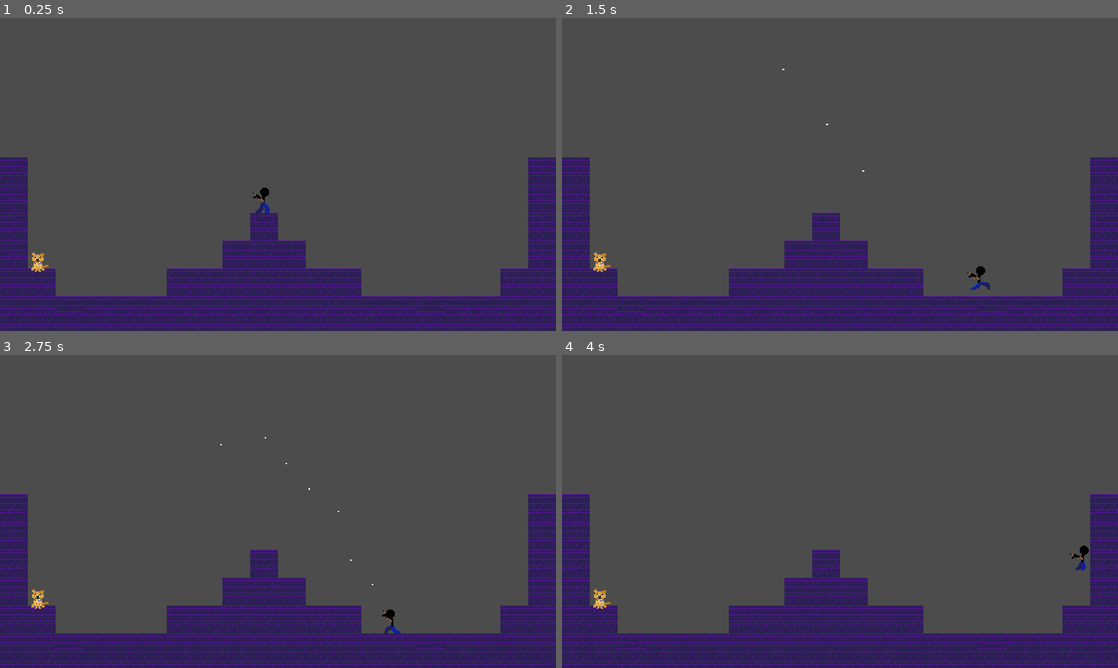
Above: before the commit, frames 1-4 (two rows, left to right).
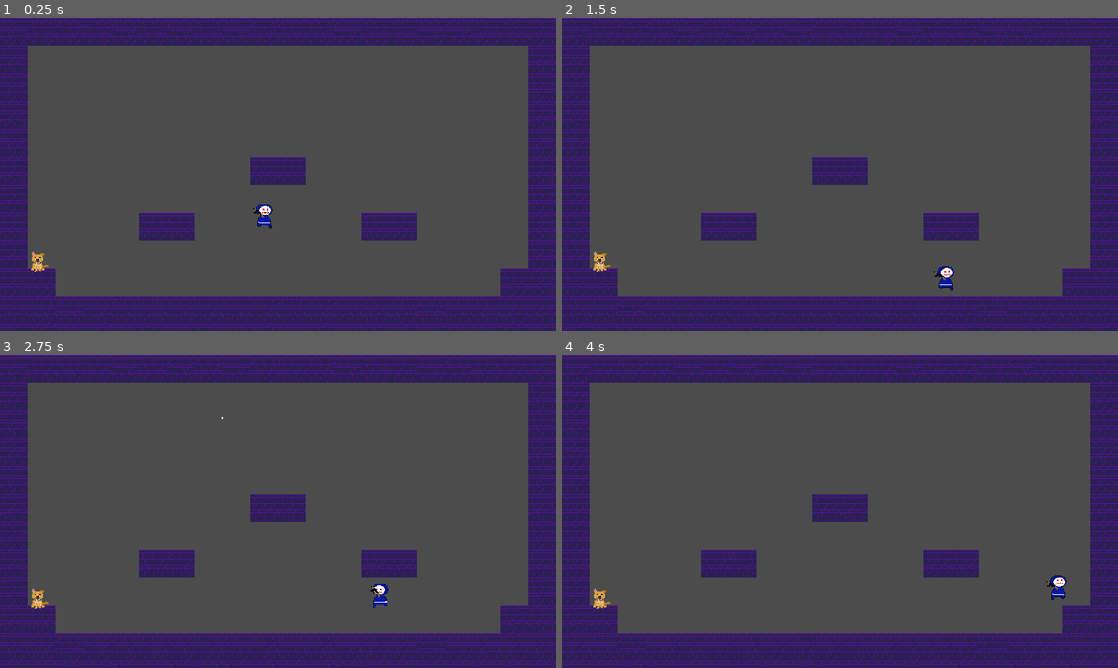
Above: after the commit, the same moments.

Repository: bendikjohansen/willow-whisper
Game: Godot game, scene res://Scenes/DemonSoulBrickLands.tscn
Two runs of this game, one before a commit and one after it. Both use one fixed random seed, a clock stepped at 60 frames per second and the inputs below.
Inputs (mouse positions are in pixels of both pictures, inside the frame that each line leads up to):
- Up to frame 1 (0.25 s): no input
- Up to frame 2 (1.5 s): move the mouse to (962, 158) at 0.52 s; press the mouse at (962, 158) at 0.53 s; hold D (move_right) from 0.53 s (still down); tap W (jump) at 0.77, 0.8, 1.07, 1.35 s; move the mouse to (728, 190) at 1.27 s; release the mouse at (728, 190) at 1.28 s
- Up to frame 3 (2.75 s): tap W (jump) at 1.52, 1.82, 2.3 s; click (166, 527) at 1.55 s; move the mouse to (333, 442) at 2.02 s; release D (move_right) at 2.03 s; press the mouse at (333, 442) at 2.03 s; hold A (move_left) from 2.03 s (still down)
- Up to frame 4 (4 s): move the mouse to (812, 574) at 2.77 s; release A (move_left) at 2.78 s; release the mouse at (812, 574) at 2.78 s; hold D (move_right) from 2.78 s (still down); click (812, 574) at 2.85 s; tap W (jump) at 3.02, 3.32, 3.6, 3.77 s; move the mouse to (1006, 558) at 3.52 s

The runs differ from the first frame. In frame 1, 20% of the frame differs, in the area x 0-100%, y 0-89%; in frame 2, 20%; in frame 3, 20%; in frame 4, 20%.

Commit message:
Refactor weapons and add new player skin

Diff:
--- a/Common/AK47.gd
+++ /dev/null
@@ -1,20 +0,0 @@
-extends "res://Common/Weapon.gd"
-
-onready var timer = $Timer
-
-func _process(delta):
-	if Input.is_action_just_pressed("shoot"):
-		_shoot()
-		timer.start()
-	elif Input.is_action_just_released("shoot"):
-		timer.stop()
-
-func _on_Timer_timeout():
-	_shoot()
-
-func _shoot():
-	var projectile = Projectile.instance()
-	projectile.angle = randf() * PI / 16 - PI / 32
-	projectile.global_position = barrel.global_position
-	projectile.direction = position - initial_position
-	get_tree().root.add_child(projectile)
--- /dev/null
+++ b/Common/Characters/Player.gd
@@ -0,0 +1,49 @@
+extends KinematicBody2D
+
+onready var animation = $AnimatedSprite
+onready var weapon = $Weapon
+onready var AutomaticWeapon = preload("res://Common/Weapons/AutomaticWeapon.gd")
+onready var SingleFireWeapon = preload("res://Common/Weapons/SingleFireWeapon.gd")
+
+const GRAVITY = 20
+const FRICTION = 0.2
+const ACCELERATION = 100
+
+const JUMP_FORCE = -600
+const SHORT_HOP = 0.3
+
+var velocity = Vector2.ZERO
+
+func _process(delta):
+	if Input.is_action_just_pressed("shoot"):
+		if weapon is AutomaticWeapon:
+			weapon.start_shooting()
+		elif weapon is SingleFireWeapon:
+			weapon.shoot()
+	elif Input.is_action_just_released("shoot"):
+		if weapon is AutomaticWeapon:
+			weapon.stop_shooting()
+
+func _physics_process(delta):
+	var horizontal_movement = Input.get_action_strength("move_right") - Input.get_action_strength("move_left")
+	velocity.x += ACCELERATION * horizontal_movement
+	velocity.x = lerp(velocity.x, 0, FRICTION)
+
+	if is_on_floor():
+		if horizontal_movement != 0:
+			animation.play("Run")
+			animation.flip_h = horizontal_movement < 0
+		else:
+			animation.play("Idle")
+	elif velocity.y < 0:
+		animation.play("Jump")
+	elif velocity.y > 0:
+		animation.play("Fall")
+
+	if is_on_floor() and Input.is_action_just_pressed("jump"):
+		velocity.y += JUMP_FORCE
+	if velocity.y < 0 and Input.is_action_just_released("jump"):
+		velocity.y = lerp(velocity.y, 0, SHORT_HOP)
+	velocity.y += GRAVITY
+
+	velocity = move_and_slide(velocity, Vector2.UP)
--- /dev/null
+++ b/Common/Characters/PlayerWeapon.gd
@@ -0,0 +1 @@
+extends "res://Common/AK47.gd"
--- a/Common/Pistol.gd
+++ /dev/null
@@ -1,8 +0,0 @@
-extends "res://Common/Weapon.gd"
-
-func _input(event):
-	if event.is_action_pressed("shoot"):
-		var projectile = Projectile.instance()
-		projectile.global_position = barrel.global_position
-		projectile.direction = position - initial_position
-		get_tree().root.add_child(projectile)
--- a/Common/Pistol.tscn
+++ /dev/null
@@ -1,7 +0,0 @@
-[gd_scene load_steps=3 format=2]
-
-[ext_resource path="res://Common/Pistol.gd" type="Script" id=1]
-[ext_resource path="res://Common/Weapon.tscn" type="PackedScene" id=2]
-
-[node name="Pistol" instance=ExtResource( 2 )]
-script = ExtResource( 1 )
--- a/Common/Player.gd
+++ /dev/null
@@ -1,31 +0,0 @@
-extends KinematicBody2D
-
-onready var animation = $AnimatedSprite
-
-const GRAVITY = 20
-const FRICTION = 0.2
-const ACCELERATION = 100
-
-const JUMP_FORCE = -600
-const SHORT_HOP = 0.3
-
-var velocity = Vector2.ZERO
-
-func _physics_process(delta):
-	var horizontal_movement = Input.get_action_strength("move_right") - Input.get_action_strength("move_left")
-	velocity.x += ACCELERATION * horizontal_movement
-	velocity.x = lerp(velocity.x, 0, FRICTION)
-
-	if horizontal_movement != 0:
-		animation.play("Run")
-		animation.flip_h = horizontal_movement < 0
-	else:
-		animation.play("Idle")
-
-	if is_on_floor() and Input.is_action_just_pressed("jump"):
-		velocity.y += JUMP_FORCE
-	if velocity.y < 0 and Input.is_action_just_released("jump"):
-		velocity.y = lerp(velocity.y, 0, SHORT_HOP)
-	velocity.y += GRAVITY
-
-	velocity = move_and_slide(velocity, Vector2.UP)
--- /dev/null
+++ b/Common/Weapons/AK47.gd
@@ -0,0 +1,8 @@
+extends "res://Common/Weapons/AutomaticWeapon.gd"
+
+func shoot():
+	var projectile = Projectile.instance()
+	projectile.angle = randf() * PI / 16 - PI / 32
+	projectile.global_position = barrel.global_position
+	projectile.direction = position - initial_position
+	get_tree().root.add_child(projectile)
--- a/Common/AK47.tscn
+++ b/Common/Weapons/AK47.tscn
@@ -1,19 +1,15 @@
 [gd_scene load_steps=4 format=2]
 
 [ext_resource path="res://Sprites/ak47.png" type="Texture" id=1]
-[ext_resource path="res://Common/Weapon.tscn" type="PackedScene" id=2]
-[ext_resource path="res://Common/AK47.gd" type="Script" id=3]
+[ext_resource path="res://Common/Weapons/Weapon.tscn" type="PackedScene" id=2]
+[ext_resource path="res://Common/Weapons/AK47.gd" type="Script" id=3]
 
 [node name="AK47" instance=ExtResource( 2 )]
 script = ExtResource( 3 )
+_rate_of_fire = 600
 
 [node name="Sprite" parent="." index="0"]
 texture = ExtResource( 1 )
 
 [node name="Barrel" parent="." index="1"]
 position = Vector2( 16, 0 )
-
-[node name="Timer" type="Timer" parent="." index="2"]
-wait_time = 0.1
-
-[connection signal="timeout" from="Timer" to="." method="_on_Timer_timeout"]
--- /dev/null
+++ b/Common/Weapons/AutomaticWeapon.gd
@@ -0,0 +1,26 @@
+extends "res://Common/Weapons/Weapon.gd"
+
+var timer = Timer.new()
+export(int) var _rate_of_fire = 60 setget set_rate_of_fire
+
+func _ready():
+	timer.wait_time = 60.0 / _rate_of_fire
+	timer.connect("timeout", self, "_on_Timer_timeout")
+	add_child(timer)
+
+func set_rate_of_fire(rate_of_fire):
+	timer.wait_time = 60.0 / rate_of_fire
+	_rate_of_fire = rate_of_fire
+
+func start_shooting():
+	shoot()
+	timer.start()
+
+func stop_shooting():
+	timer.stop()
+
+func _on_Timer_timeout():
+	shoot()
+
+func shoot():
+	pass
--- /dev/null
+++ b/Common/Weapons/Pistol.gd
@@ -0,0 +1,7 @@
+extends "res://Common/Weapons/SingleFireWeapon.gd"
+
+func shoot():
+	var projectile = Projectile.instance()
+	projectile.global_position = barrel.global_position
+	projectile.direction = position - initial_position
+	get_tree().root.add_child(projectile)
--- /dev/null
+++ b/Common/Weapons/Pistol.tscn
@@ -0,0 +1,7 @@
+[gd_scene load_steps=3 format=2]
+
+[ext_resource path="res://Common/Weapons/Pistol.gd" type="Script" id=1]
+[ext_resource path="res://Common/Weapons/Weapon.tscn" type="PackedScene" id=2]
+
+[node name="Pistol" instance=ExtResource( 2 )]
+script = ExtResource( 1 )
--- a/Common/Projectile.tscn
+++ b/Common/Weapons/Projectile.tscn
@@ -1,6 +1,6 @@
 [gd_scene load_steps=4 format=2]
 
-[ext_resource path="res://Common/Projectile.gd" type="Script" id=1]
+[ext_resource path="res://Common/Weapons/Projectile.gd" type="Script" id=1]
 [ext_resource path="res://Sprites/Projectile.png" type="Texture" id=2]
 
 [sub_resource type="RectangleShape2D" id=1]
--- /dev/null
+++ b/Common/Weapons/SingleFireWeapon.gd
@@ -0,0 +1,4 @@
+extends "res://Common/Weapons/Weapon.gd"
+
+func shoot():
+	pass
--- a/Common/Weapon.gd
+++ b/Common/Weapons/Weapon.gd
@@ -6,8 +6,10 @@
 onready var initial_position = position
 export(float) var radius = 15
 var previous_aim_position = Vector2.ZERO
+export(PackedScene) var Projectile = preload("res://Common/Weapons/Projectile.tscn")
 
-export(PackedScene) var Projectile = preload("res://Common/Projectile.tscn")
+enum WeaponType { UNKNOWN, FULLY_AUTOMATIC, SINGLE_FIRE }
+var weapon_type = WeaponType.UNKNOWN
 
 func _process(delta):
 	var center_position = global_position - position
@@ -22,3 +24,6 @@
 func _input(event):
 	if event is InputEventMouseMotion:
 		previous_aim_position = event.global_position
+
+func get_weapon_type() -> int:
+	return weapon_type
--- a/Common/Weapon.tscn
+++ b/Common/Weapons/Weapon.tscn
@@ -1,7 +1,7 @@
 [gd_scene load_steps=3 format=2]
 
 [ext_resource path="res://Sprites/Pistol.png" type="Texture" id=1]
-[ext_resource path="res://Common/Weapon.gd" type="Script" id=2]
+[ext_resource path="res://Common/Weapons/Weapon.gd" type="Script" id=2]
 
 [node name="Weapon" type="Node2D"]
 script = ExtResource( 2 )
--- a/Worlds/StarterMap.tscn
+++ b/Rooms/DemonSoulBrickRoom_1.tscn
@@ -37,7 +37,7 @@
 } ]
 0/z_index = 0
 
-[node name="StarterMap" type="TileMap"]
+[node name="DemonSoulBrickRoom_1" type="TileMap"]
 tile_set = SubResource( 2 )
 format = 1
-tile_data = PoolIntArray( 327680, 0, 0, 327699, 0, 0, 393216, 0, 0, 393235, 0, 0, 458752, 0, 0, 458761, 0, 0, 458771, 0, 0, 524288, 0, 0, 524296, 0, 0, 524297, 0, 0, 524298, 0, 0, 524307, 0, 0, 589824, 0, 0, 589825, 0, 0, 589830, 0, 0, 589831, 0, 0, 589832, 0, 0, 589833, 0, 0, 589834, 0, 0, 589835, 0, 0, 589836, 0, 0, 589842, 0, 0, 589843, 0, 0, 6553 …(556 unchanged characters)…
+tile_data = PoolIntArray( 0, 0, 0, 1, 0, 0, 2, 0, 0, 3, 0, 0, 4, 0, 0, 5, 0, 0, 6, 0, 0, 7, 0, 0, 8, 0, 0, 9, 0, 0, 10, 0, 0, 11, 0, 0, 12, 0, 0, 13, 0, 0, 14, 0, 0, 15, 0, 0, 16, 0, 0, 17, 0, 0, 18, 0, 0, 19, 0, 0, 65536, 0, 0, 65555, 0, 0, 131072, 0, 0, 131091, 0, 0, 196608, 0, 0, 196627, 0, 0, 262144, 0, 0, 262163, 0, 0, 327680, 0, 0, 327689, 0, 0, 327690, 0, 0, 327699, 0, 0, 393216, 0, 0, 393235, 0, 0, 458752, 0, 0, 458757, 0, 0, 458758, 0, 0, 458765, 0, 0, 458766, 0, 0, 458771, 0, 0, 524288, 0, 0, 524307, 0, 0, 589824, 0, 0, 589825, 0, 0, 589842, 0, 0, 589843, 0, 0, 6553 …(556 unchanged characters)…
--- a/Scenes/DemonSoulBrickLands.tscn
+++ b/Scenes/DemonSoulBrickLands.tscn
@@ -1,59 +1,89 @@
-[gd_scene load_steps=26 format=2]
+[gd_scene load_steps=31 format=2]
 
 [ext_resource path="res://Sprites/Doggo.png" type="Texture" id=1]
-[ext_resource path="res://Sprites/PlayerSpriteSheet.png" type="Texture" id=2]
-[ext_resource path="res://Common/Player.gd" type="Script" id=3]
-[ext_resource path="res://Common/AK47.tscn" type="PackedScene" id=4]
-[ext_resource path="res://Common/Doggo.gd" type="Script" id=5]
-[ext_resource path="res://Worlds/StarterMap.tscn" type="PackedScene" id=6]
+[ext_resource path="res://Sprites/Player.png" type="Texture" id=2]
+[ext_resource path="res://Common/Characters/Player.gd" type="Script" id=3]
+[ext_resource path="res://Common/Weapons/AK47.tscn" type="PackedScene" id=4]
+[ext_resource path="res://Common/Characters/Doggo.gd" type="Script" id=5]
+[ext_resource path="res://Rooms/DemonSoulBrickRoom_1.tscn" type="PackedScene" id=6]
 
-[sub_resource type="AtlasTexture" id=1]
+[sub_resource type="AtlasTexture" id=20]
+atlas = ExtResource( 2 )
+region = Rect2( 832, 0, 64, 64 )
+
+[sub_resource type="AtlasTexture" id=21]
+atlas = ExtResource( 2 )
+region = Rect2( 512, 0, 64, 64 )
+
+[sub_resource type="AtlasTexture" id=22]
+atlas = ExtResource( 2 )
+region = Rect2( 576, 0, 64, 64 )
+
+[sub_resource type="AtlasTexture" id=23]
+atlas = ExtResource( 2 )
+region = Rect2( 640, 0, 64, 64 )
+
+[sub_resource type="AtlasTexture" id=24]
+atlas = ExtResource( 2 )
+region = Rect2( 704, 0, 64, 64 )
+
+[sub_resource type="AtlasTexture" id=25]
 atlas = ExtResource( 2 )
 region = Rect2( 0, 0, 64, 64 )
 
-[sub_resource type="AtlasTexture" id=2]
+[sub_resource type="AtlasTexture" id=26]
 atlas = ExtResource( 2 )
 region = Rect2( 64, 0, 64, 64 )
 
-[sub_resource type="AtlasTexture" id=3]
+[sub_resource type="AtlasTexture" id=27]
 atlas = ExtResource( 2 )
 region = Rect2( 128, 0, 64, 64 )
 
-[sub_resource type="AtlasTexture" id=4]
+[sub_resource type="AtlasTexture" id=28]
 atlas = ExtResource( 2 )
 region = Rect2( 192, 0, 64, 64 )
 
-[sub_resource type="AtlasTexture" id=5]
+[sub_resource type="AtlasTexture" id=29]
 atlas = ExtResource( 2 )
 region = Rect2( 256, 0, 64, 64 )
 
-[sub_resource type="AtlasTexture" id=6]
+[sub_resource type="AtlasTexture" id=30]
 atlas = ExtResource( 2 )
 region = Rect2( 320, 0, 64, 64 )
 
-[sub_resource type="AtlasTexture" id=7]
+[sub_resource type="AtlasTexture" id=31]
 atlas = ExtResource( 2 )
 region = Rect2( 384, 0, 64, 64 )
 
-[sub_resource type="AtlasTexture" id=8]
+[sub_resource type="AtlasTexture" id=32]
 atlas = ExtResource( 2 )
 region = Rect2( 448, 0, 64, 64 )
 
-[sub_resource type="AtlasTexture" id=9]
+[sub_resource type="AtlasTexture" id=33]
 atlas = ExtResource( 2 )
-region = Rect2( 512, 0, 64, 64 )
+region = Rect2( 768, 0, 64, 64 )
 
 [sub_resource type="SpriteFrames" id=10]
 animations = [ {
-"frames": [ SubResource( 1 ) ],
+"frames": [ SubResource( 20 ) ],
+"loop": true,
+"name": "Fall",
+"speed": 5.0
+}, {
+"frames": [ SubResource( 21 ), SubResource( 22 ), SubResource( 23 ), SubResource( 24 ) ],
 "loop": true,
 "name": "Idle",
 "speed": 5.0
 }, {
-"frames": [ SubResource( 2 ), SubResource( 3 ), SubResource( 4 ), SubResource( 5 ), SubResource( 6 ), SubResource( 7 ), SubResource( 8 ), SubResource( 9 ) ],
+"frames": [ SubResource( 25 ), SubResource( 26 ), SubResource( 27 ), SubResource( 28 ), SubResource( 29 ), SubResource( 30 ), SubResource( 31 ), SubResource( 32 ) ],
 "loop": true,
 "name": "Run",
-"speed": 12.0
+"speed": 10.0
+}, {
+"frames": [ SubResource( 33 ) ],
+"loop": true,
+"name": "Jump",
+"speed": 5.0
 } ]
 
 [sub_resource type="RectangleShape2D" id=11]
@@ -108,13 +138,14 @@
 [node name="AnimatedSprite" type="AnimatedSprite" parent="Player"]
 frames = SubResource( 10 )
 animation = "Idle"
+frame = 2
 playing = true
 
 [node name="CollisionShape2D" type="CollisionShape2D" parent="Player"]
 position = Vector2( 0, 4 )
 shape = SubResource( 11 )
 
-[node name="AK47" parent="Player" instance=ExtResource( 4 )]
+[node name="Weapon" parent="Player" instance=ExtResource( 4 )]
 
 [node name="Doggo" type="KinematicBody2D" parent="."]
 position = Vector2( 88, 560 )
@@ -127,6 +158,7 @@
 scale = Vector2( 2, 2 )
 frames = SubResource( 18 )
 animation = "Sit"
+frame = 2
 playing = true
 
 [node name="CollisionShape2D" type="CollisionShape2D" parent="Doggo"]
Renamed: Common/Doggo.gd -> Common/Characters/Doggo.gd
Renamed: Common/Projectile.gd -> Common/Weapons/Projectile.gd
Binary file added: Sprites/Player.png
Not shown, changed: Sprites/Player.png.import
Binary file removed: Sprites/PlayerSpriteSheet.png
